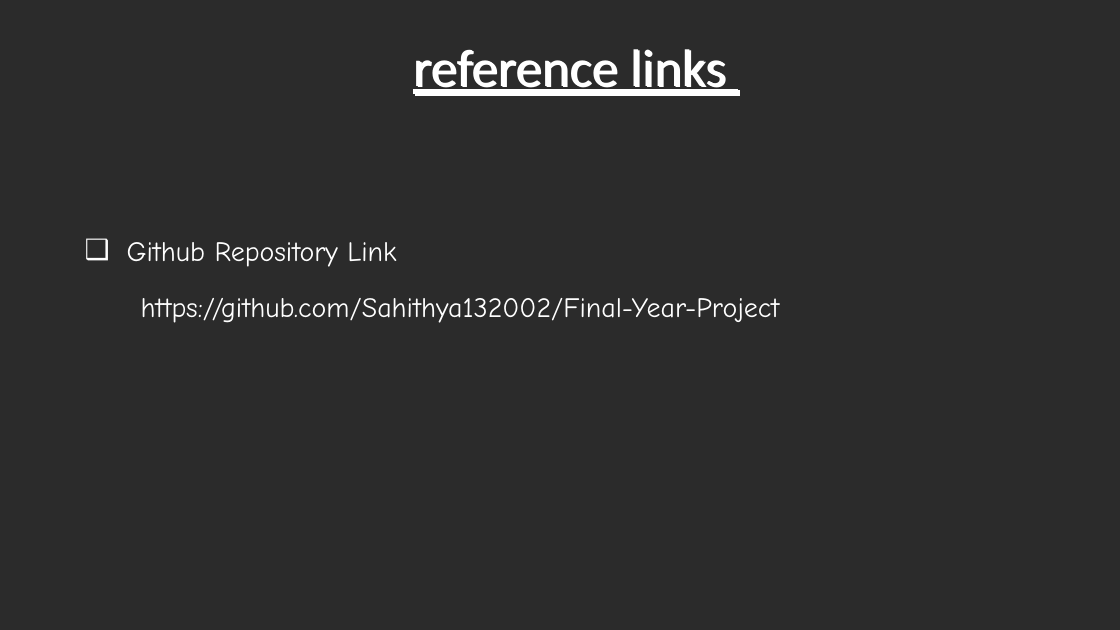
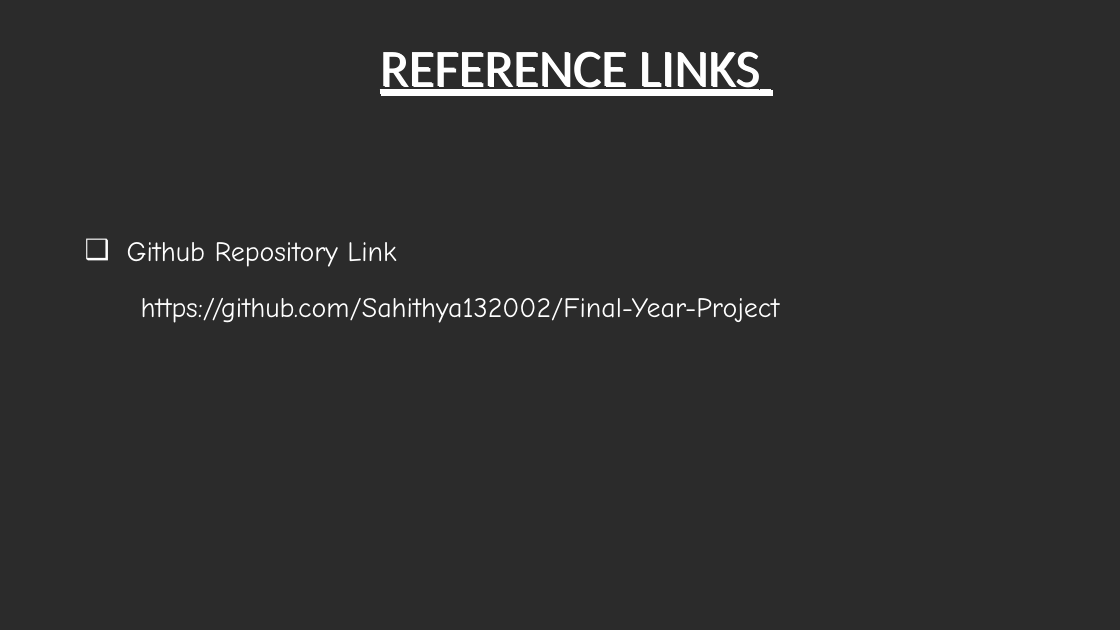
Before and after one commit to Sahithya132002/Final-Year-Project, a slide deck: slide 22 of Review 3.pptx. Drawn at 1120x630 pixels with LibreOffice and Linux fonts; fonts in the diff are those of the drawing; background and template pictures are left out; a plain dark background stands for a picture behind light text. Boxes give left, top, right and bottom in pixels: in the first picture for what was removed or moved away, otherwise in the second. Text is boxed around its words. In the diff, an @@ line names an element or a change of style, - is before the commit and + after.

```diff
--- a/Review 3.pptx
+++ b/Review 3.pptx
@@ title at box(380, 51, 760, 96): text changed @@
-reference links
+REFERENCE LINKS
```
Also in this commit, not shown: 9 other slides changed.
